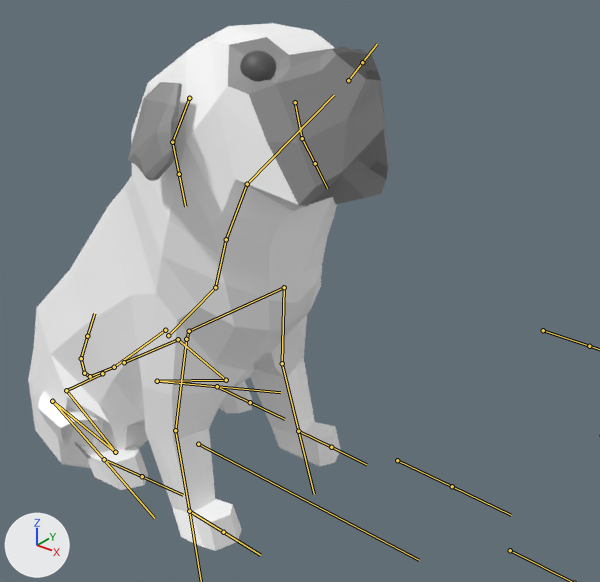
Two versions of the FBX model Content/Assets/Dog/pug/pug_01.fbx, one commit apart.
The view is the same before and after, from a 50 mm lens placed at (-1.511, -1.158, 2.757), pointed at (-2.505, 0.084, 1.987). Arrows for +X, +Y and +Z are at lower left; the lights stay in place. Both versions are drawn at frame 1 of the action 'root|Cube.005Action'; the numbers are the values there. The bones that bend it are drawn over the model as lines.
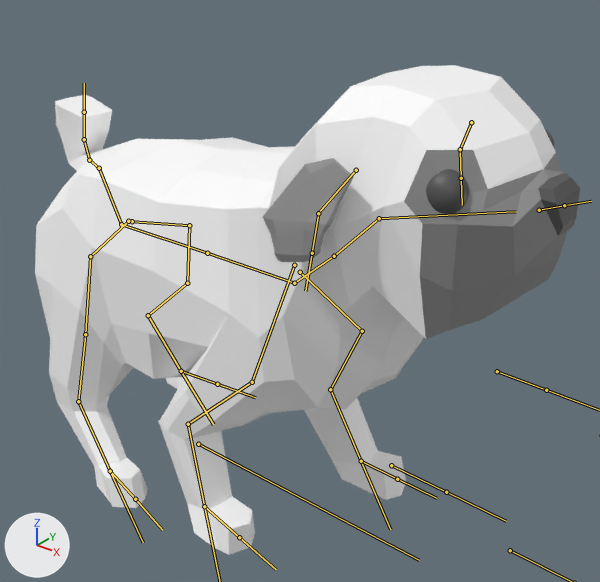
Where the change shows, as pixel boxes [x1, y1, x2, y2] in the pictures (600 x 582 px):
'Cube', posed (51% wider, 7% shorter)
    before: [28, 23, 388, 551]
    after: [35, 65, 580, 555]
bone 'Bone.014', root to tip
    before: (165, 330) to (165, 329)
    after: (207, 253) to (207, 251)
bone 'Bone.002', root to tip
    before: (168, 335) to (215, 287)
    after: (207, 253) to (294, 283)
bone 'Bone.019', root to tip
    before: (189, 331) to (284, 287)
    after: (300, 272) to (362, 331)
bone 'Bone.020', root to tip
    before: (284, 287) to (282, 363)
    after: (362, 331) to (330, 389)
bone 'Bone.021', root to tip
    before: (282, 363) to (298, 431)
    after: (330, 389) to (361, 461)
bone 'Bone.029', root to tip
    before: (215, 287) to (226, 239)
    after: (294, 283) to (334, 256)
bone 'Bone.030', root to tip
    before: (226, 239) to (247, 184)
    after: (334, 256) to (379, 218)
bone 'Bone.031', root to tip
    before: (247, 184) to (334, 95)
    after: (379, 218) to (516, 211)
bone 'Bone.027', root to tip
    before: (189, 331) to (186, 339)
    after: (294, 265) to (252, 382)
bone 'Bone.028', root to tip
    before: (186, 339) to (175, 430)
    after: (252, 382) to (188, 424)
bone 'Bone.038', root to tip
    before: (175, 430) to (189, 511)
    after: (188, 424) to (204, 506)
bone 'Bone.015', root to tip
    before: (114, 367) to (90, 376)
    after: (121, 224) to (99, 168)
bone 'Bone.016', root to tip
    before: (90, 376) to (84, 373)
    after: (99, 168) to (89, 160)
bone 'Bone.017', root to tip
    before: (84, 373) to (81, 358)
    after: (89, 160) to (84, 139)
bone 'Bone.018', root to tip
    before: (81, 358) to (87, 336)
    after: (84, 139) to (84, 112)
bone 'Bone.023', root to tip
    before: (124, 362) to (178, 339)
    after: (132, 221) to (189, 225)
bone 'Bone.024', root to tip
    before: (178, 339) to (226, 380)
    after: (189, 225) to (187, 283)
bone 'Bone.025', root to tip
    before: (226, 380) to (157, 381)
    after: (187, 283) to (148, 315)
bone 'Bone.026', root to tip
    before: (157, 381) to (217, 386)
    after: (148, 315) to (181, 371)
bone 'Bone.039', root to tip
    before: (102, 373) to (66, 390)
    after: (128, 221) to (90, 256)
bone 'Bone.040', root to tip
    before: (66, 390) to (115, 452)
    after: (90, 256) to (85, 334)
bone 'Bone.041', root to tip
    before: (115, 452) to (52, 401)
    after: (85, 334) to (78, 401)
bone 'Bone.042', root to tip
    before: (52, 401) to (104, 459)
    after: (78, 401) to (110, 471)
bone 'Bone.035', root to tip
    before: (298, 431) to (297, 430)
    after: (361, 461) to (360, 460)
bone 'Bone.036', root to tip
    before: (217, 386) to (216, 386)
    after: (181, 371) to (180, 370)
bone 'Bone.043', root to tip
    before: (189, 511) to (188, 510)
    after: (204, 506) to (203, 505)
bone 'Bone.045', root to tip
    before: (104, 459) to (103, 459)
    after: (110, 471) to (109, 470)
bone 'Bone.046', root to tip
    before: (104, 459) to (142, 476)
    after: (110, 471) to (135, 499)

The change in detail:
Bone 'Bone.014' (bone_bone_014) moves from (-0.515, -0.878, 0.0) to (-0.002, -0.103, 0.0).
Bone 'Bone.014' (bone_bone_014) turns from (0, 0, 41) to (0, 0, 0) degrees about its own x, y and z.
Bone 'Bone.002' (bone_bone_002) moves from (0.048, -0.003, 0.0) to (0.0, 0.0, 0.0).
Bone 'Bone.002' (bone_bone_002) turns from (0, 0, 6) to (0, 0, 0) degrees about its own x, y and z.
Bone 'Bone.019' (bone_bone_019) moves from (0.212, -0.207, -0.462) to (-0.083, -0.034, 0.048).
Bone 'Bone.019' (bone_bone_019) turns from (17, -26, 16) to (-16, 21, -17) degrees about its own x, y and z.
Bone 'Bone.020' (bone_bone_020) turns from (-80, 7, -2) to (13, -10, -7) degrees about its own x, y and z.
Bone 'Bone.021' (bone_bone_021) turns from (-2, 0, 0) to (31, 1, -3) degrees about its own x, y and z.
Bone 'Bone.029' (bone_bone_029) turns from (-16, 0, 0) to (0, 0, 0) degrees about its own x, y and z.
Bone 'Bone.030' (bone_bone_030) turns from (-9, -13, 8) to (0, 0, 0) degrees about its own x, y and z.
Bone 'Bone.031' (bone_bone_031) turns from (9, 10, 14) to (-3, 0, 0) degrees about its own x, y and z.
Bone 'Bone.027' (bone_bone_027) moves from (0.329, -0.207, -0.387) to (0.031, -0.078, 0.097).
Bone 'Bone.027' (bone_bone_027) turns from (30, 20, 16) to (-24, -32, -1) degrees about its own x, y and z.
Bone 'Bone.028' (bone_bone_028) turns from (-80, -8, 2) to (3, 10, 8) degrees about its own x, y and z.
Bone 'Bone.038' (bone_bone_038) turns from (-2, 0, 0) to (39, -1, 4) degrees about its own x, y and z.
Bone 'Bone.015' (bone_bone_015) turns from (-57, -1, 1) to (-3, 0, 0) degrees about its own x, y and z.
Bone 'Bone.016' (bone_bone_016) turns from (61, 14, -2) to (-3, 0, 0) degrees about its own x, y and z.
Bone 'Bone.017' (bone_bone_017) turns from (-23, -5, -10) to (-14, 0, 0) degrees about its own x, y and z.
Bone 'Bone.018' (bone_bone_018) turns from (0, -3, -16) to (-27, 0, 0) degrees about its own x, y and z.
Bone 'Bone.023' (bone_bone_023) moves from (-0.02, 0.059, -0.007) to (0.033, 0.014, 0.069).
Bone 'Bone.023' (bone_bone_023) turns from (8, 3, 0) to (-5, 15, -2) degrees about its own x, y and z.
Bone 'Bone.024' (bone_bone_024) turns from (47, -2, -1) to (31, 2, 2) degrees about its own x, y and z.
Bone 'Bone.025' (bone_bone_025) turns from (140, 6, -26) to (37, -10, 0) degrees about its own x, y and z.
Bone 'Bone.026' (bone_bone_026) turns from (127, 10, -12) to (35, -2, -2) degrees about its own x, y and z.
Bone 'Bone.039' (bone_bone_039) moves from (0.04, 0.118, 0.013) to (-0.082, 0.017, 0.055).
Bone 'Bone.039' (bone_bone_039) turns from (8, -4, 6) to (-1, -4, 0) degrees about its own x, y and z.
Bone 'Bone.040' (bone_bone_040) turns from (47, -4, -2) to (15, 1, 0) degrees about its own x, y and z.
Bone 'Bone.041' (bone_bone_041) turns from (166, 24, -19) to (-8, 4, -1) degrees about its own x, y and z.
Bone 'Bone.042' (bone_bone_042) turns from (113, 1, -1) to (13, 0, 0) degrees about its own x, y and z.
Bone 'Bone.035' (bone_bone_035) moves from (0.0, 0.83, 0.0) to (0.0, 0.207, -0.005).
Bone 'Bone.036' (bone_bone_036) moves from (-0.125, -0.546, 0.067) to (-0.024, -0.105, 0.058).
Bone 'Bone.036' (bone_bone_036) turns from (0, 0, -13) to (3, -1, 0) degrees about its own x, y and z.
Bone 'Bone.043' (bone_bone_043) moves from (0.0, 0.83, 0.0) to (0.0, 0.668, 0.126).
Bone 'Bone.043' (bone_bone_043) turns from (0, 0, 0) to (15, 0, 0) degrees about its own x, y and z.
Bone 'Bone.045' (bone_bone_045) moves from (0.11, -0.589, 0.066) to (0.126, -0.648, -0.014).
Bone 'Bone.045' (bone_bone_045) turns from (0, 0, 19) to (0, 0, 0) degrees about its own x, y and z.
Bone 'Bone.046' (bone_bone_046) turns from (0, 0, 0) to (-3, -1, 0) degrees about its own x, y and z.
